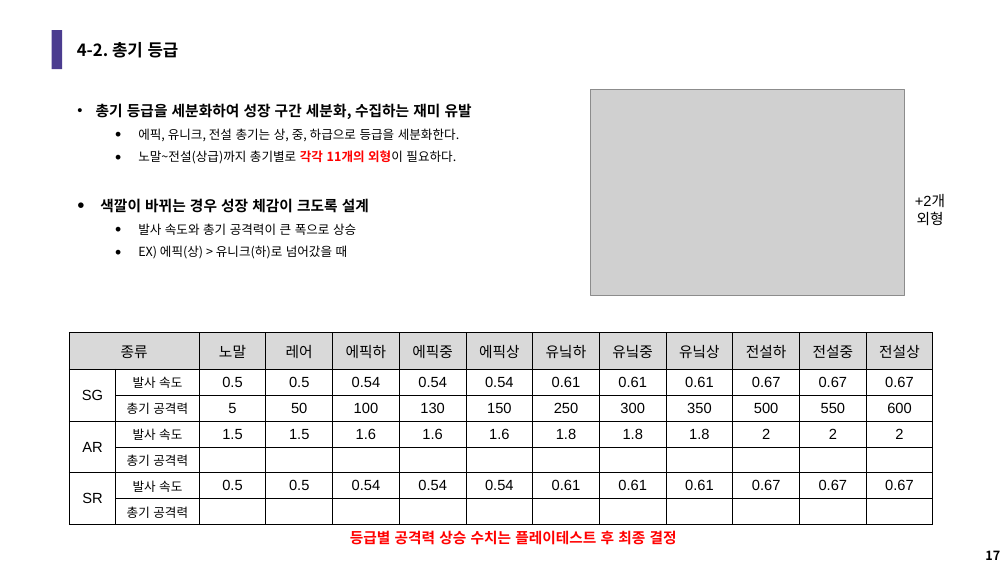
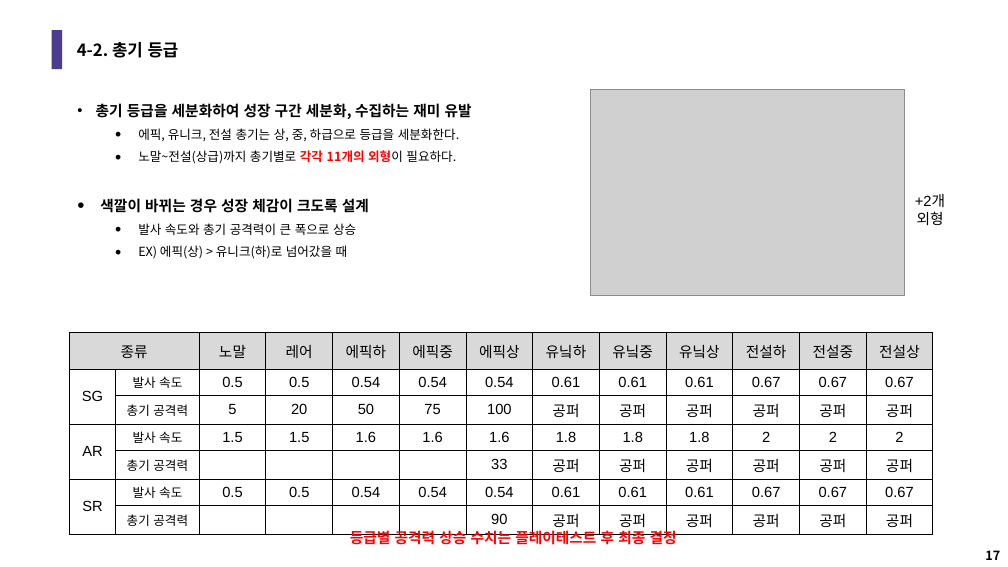
Before and after one commit to LuBly/Team_Pearl, a slide deck: slide 17 of GameDesign/팀펄_성장시스템기획.pptx. Drawn at 1008x567 pixels with LibreOffice and Linux fonts; fonts in the diff are those of the drawing; grey boxes stand for pictures. Boxes give left, top, right and bottom in pixels: in the first picture for what was removed or moved away, otherwise in the second. Text is boxed around its words. In the diff, an @@ line names an element or a change of style, - is before the commit and + after.

Commit message:
0713진행상황
- 경제밸런스기획 초안 완성
1. 기존 [캐릭터 성장-레벨업] 변경
2. 총기 자체 공격력 산정 방식 변경

- 유저 가이드, 튜토리얼 고려하면서 유저플로우 추가

- 아이템 파라미터 추가

```diff
--- a/GameDesign/팀펄_성장시스템기획.pptx
+++ b/GameDesign/팀펄_성장시스템기획.pptx
@@ table at box(70, 333, 931, 531) @@
-row 3:  | 총기 공격력 | 5 | 50 | 100 | 130 | 150 | 250 | 300 | 350 | 500 | 550 | 600
+row 3:  | 총기 공격력 | 5 | 20 | 50 | 75 | 100 | 공퍼 | 공퍼 | 공퍼 | 공퍼 | 공퍼 | 공퍼
-row 5:  | 총기 공격력 |  |  |  |  |  |  |  |  |  |  | 
+row 5:  | 총기 공격력 |  |  |  |  | 33 | 공퍼 | 공퍼 | 공퍼 | 공퍼 | 공퍼 | 공퍼
-row 7:  | 총기 공격력 |  |  |  |  |  |  |  |  |  |  | 
+row 7:  | 총기 공격력 |  |  |  |  | 90 | 공퍼 | 공퍼 | 공퍼 | 공퍼 | 공퍼 | 공퍼
```
Also in this commit, not shown: 7 other files.
